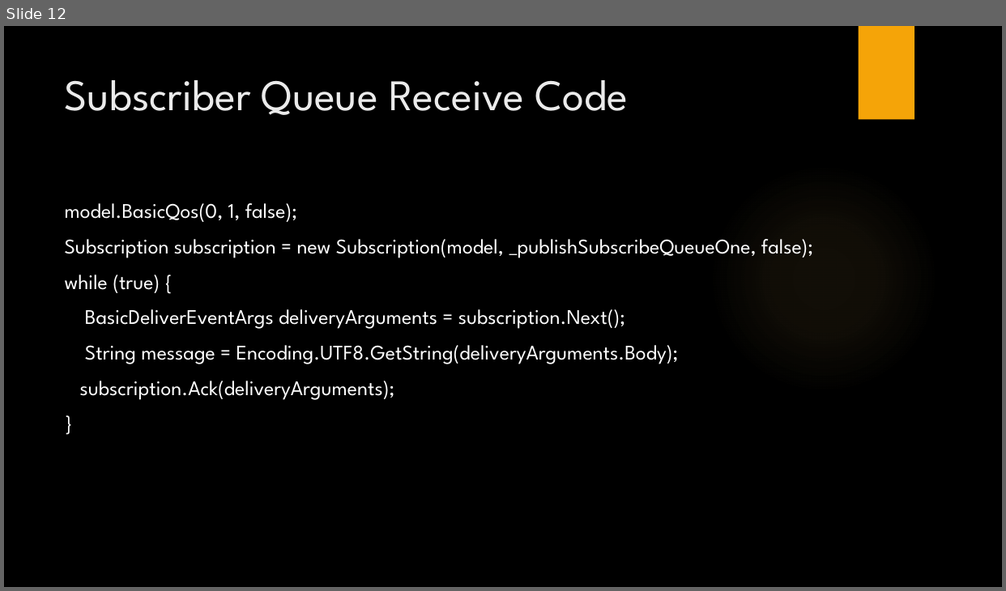
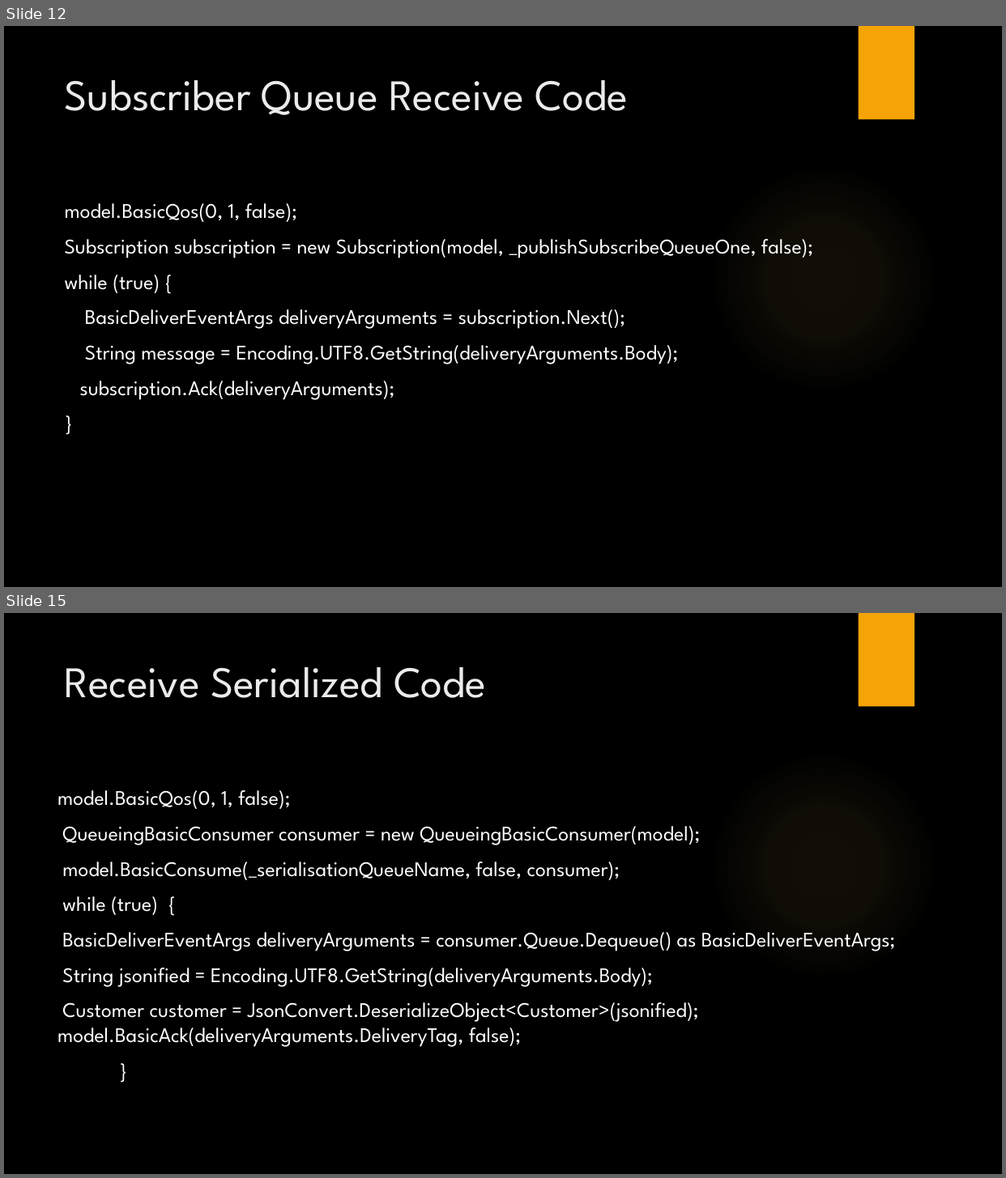
Before and after one commit to aeroradish/RabbitMQ.Example, a slide deck: RabbitMQ_Presentation.pptx. Shown one above the other, each under a label of ours: slide 12 before the commit, slides 12 and 15 after it; the slides between them are not shown. The pictures are 1006x591 and 1006x1178 pixels, drawn with LibreOffice and Linux fonts; fonts in the diff are those of the drawing; background and template pictures are left out. Boxes give left, top, right and bottom in pixels: in the first picture for what was removed or moved away, otherwise in the second. Text is boxed around its words. In the diff, an @@ line names an element or a change of style, - is before the commit and + after.

```diff
--- a/RabbitMQ_Presentation.pptx
+++ b/RabbitMQ_Presentation.pptx
@@ slide 15 added at (4,613,1002,1174), background picture (left out); not listed: 2 template elements that a slide beside it also shows @@
@@ title added at (65,667,486,698), 42 pt, text #EBEBEB @@
+Receive Serialized Code
@@ text added at (57,790,896,1047), 20 pt, text #FFFFFF @@
+model.BasicQos(0, 1, false);
+QueueingBasicConsumer consumer = new QueueingBasicConsumer(model);
+model.BasicConsume(_serialisationQueueName, false, consumer);
+while (true) {
+BasicDeliverEventArgs deliveryArguments = consumer.Queue.Dequeue() as BasicDeliverEventArgs;
+String jsonified = Encoding.UTF8.GetString(deliveryArguments.Body);
+Customer customer = JsonConvert.DeserializeObject<Customer>(jsonified); model.BasicAck(deliveryArguments.DeliveryTag, false);
+}
```
Also in this commit, not shown: 2 slides changed, 2 other slides added, 1 slide removed, 7 other files.
